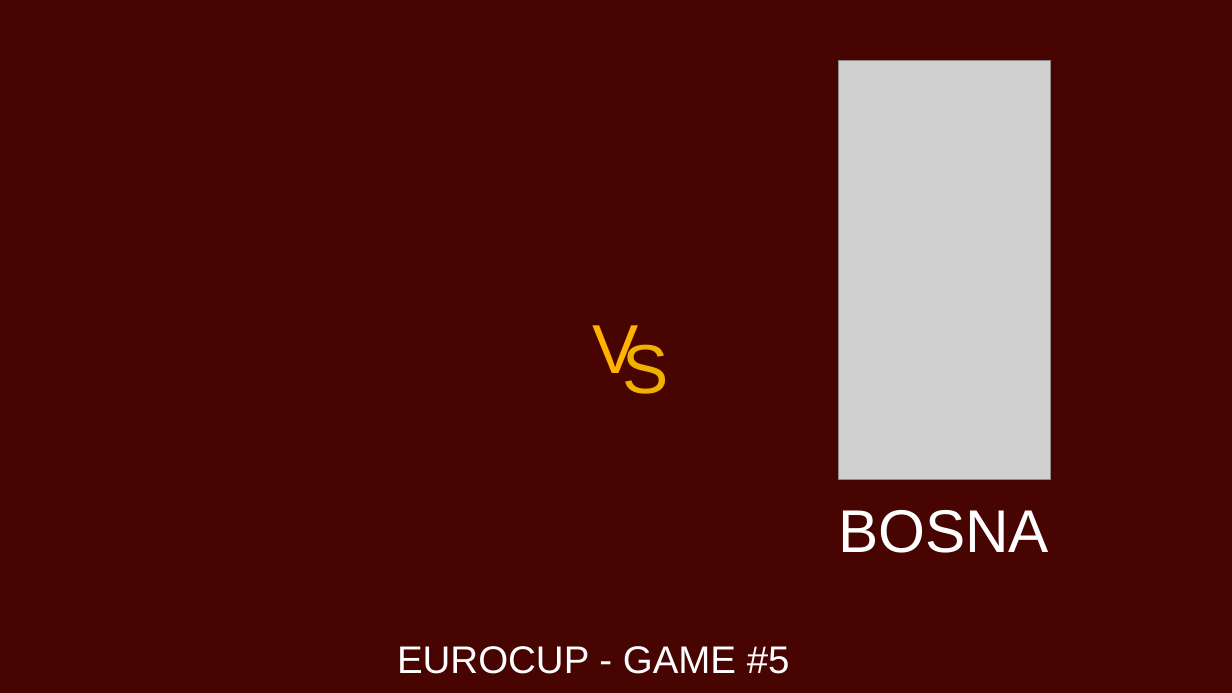
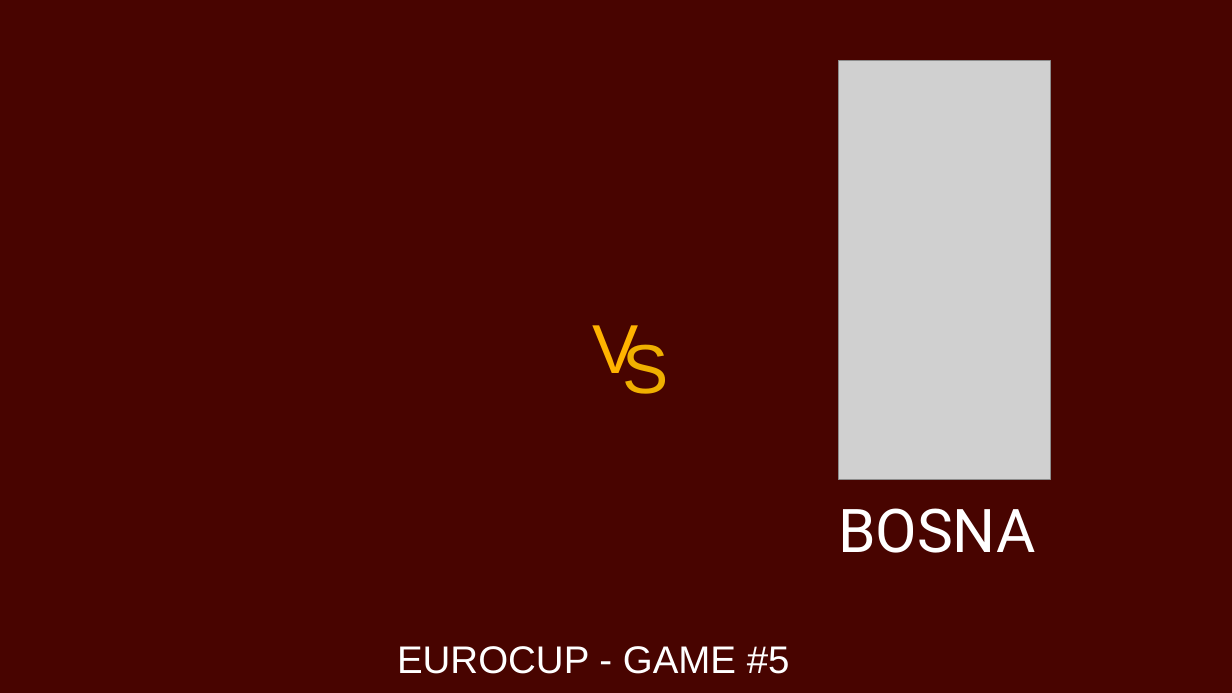
Before and after one commit to martinig94/bc-roma-scouting, a slide deck: slide 1 of template.pptx. Drawn at 1232x693 pixels with LibreOffice and Linux fonts; fonts in the diff are those of the drawing; grey boxes stand for pictures; background and template pictures are left out. Boxes give left, top, right and bottom in pixels: in the first picture for what was removed or moved away, otherwise in the second. Text is boxed around its words. In the diff, an @@ line names an element or a change of style, - is before the commit and + after.

```diff
--- a/template.pptx
+++ b/template.pptx
@@ text "BOSNA" at [838, 508, 1036, 553]: font Arial to Roboto @@
```
Also in this commit, not shown: 5 other slides changed, 1 other file.
